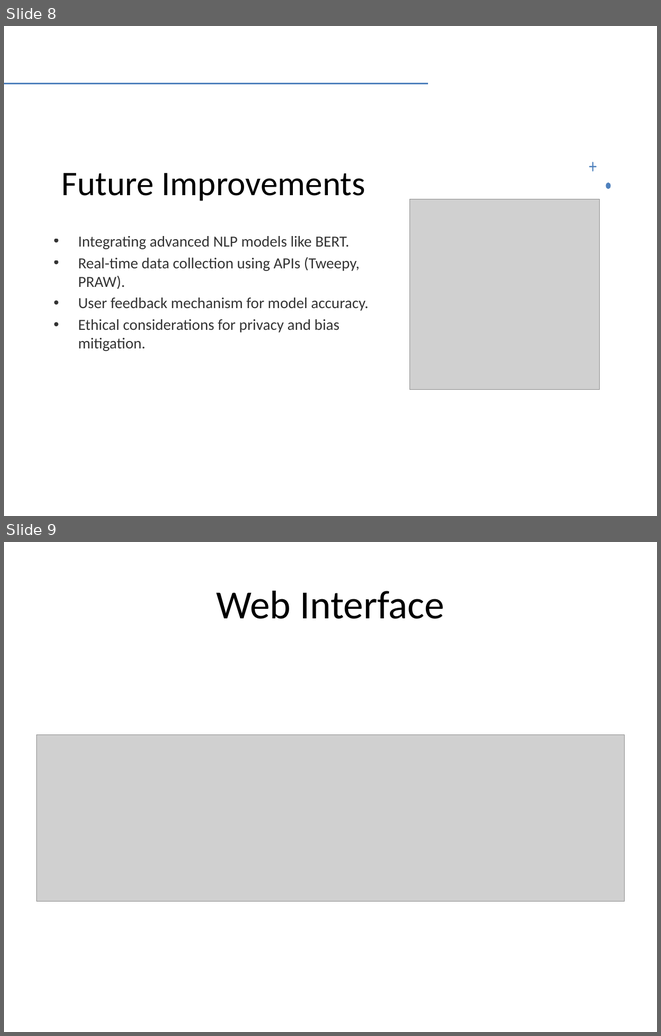
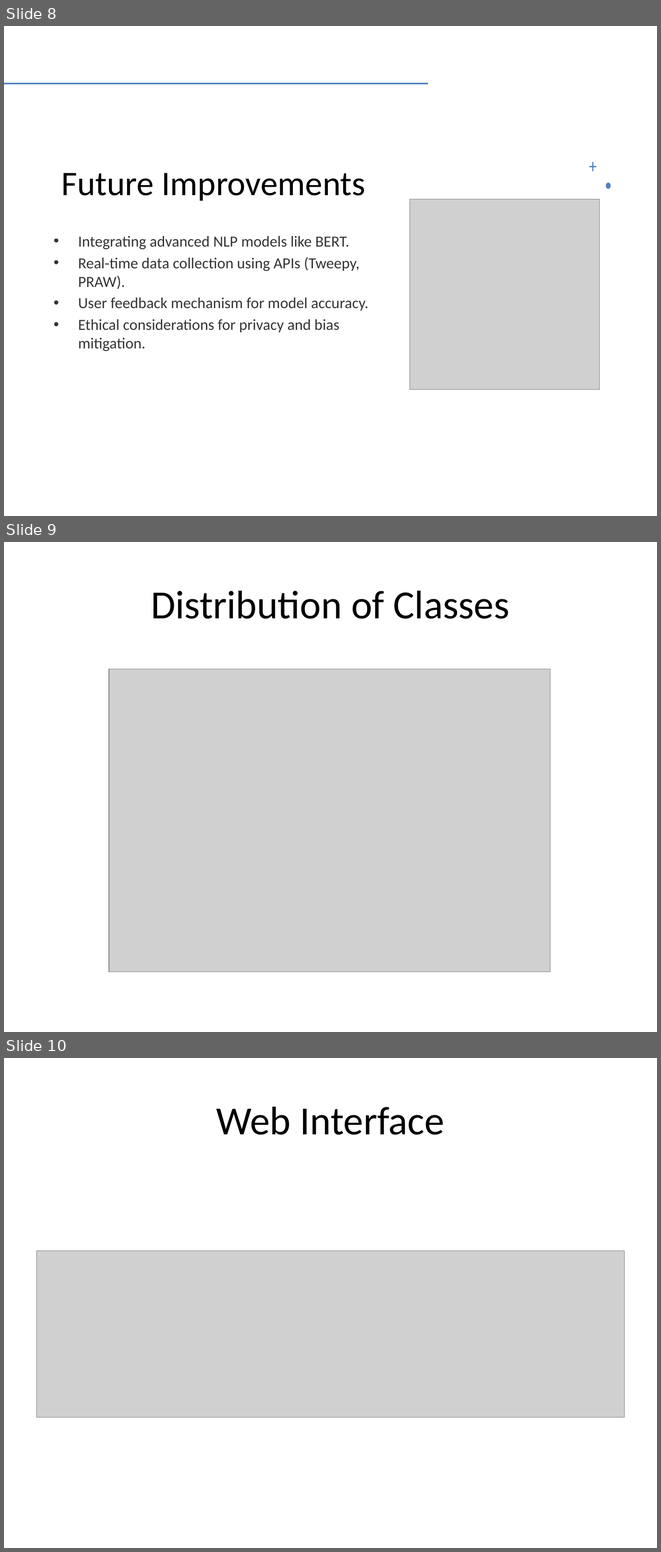
Before and after one commit to Madhu-yalla/Mental_health_analysis, a slide deck: Mental_Health_Prediction_Presentation.pptx. Shown one above the other, each under a label of ours: slides 8 and 9 before the commit, slides 8, 9 and 10 after it. The pictures are 661x1036 and 661x1552 pixels, drawn with LibreOffice and Linux fonts; fonts in the diff are those of the drawing; grey boxes stand for pictures. Boxes give left, top, right and bottom in pixels: in the first picture for what was removed or moved away, otherwise in the second. Text is boxed around its words. In the diff, an @@ line names an element or a change of style, - is before the commit and + after.

```diff
--- a/Mental_Health_Prediction_Presentation.pptx
+++ b/Mental_Health_Prediction_Presentation.pptx
@@ slide 9 added at (4,542,657,1032), background #FFFFFF @@
@@ title added at (151,590,510,619), 44 pt, text #000000 @@
+Distribution of Classes
@@ picture added at (109,669,550,972) @@
@@ what was slide 9 is now slide 10 @@
```
Also in this commit, not shown: 3 other files.
